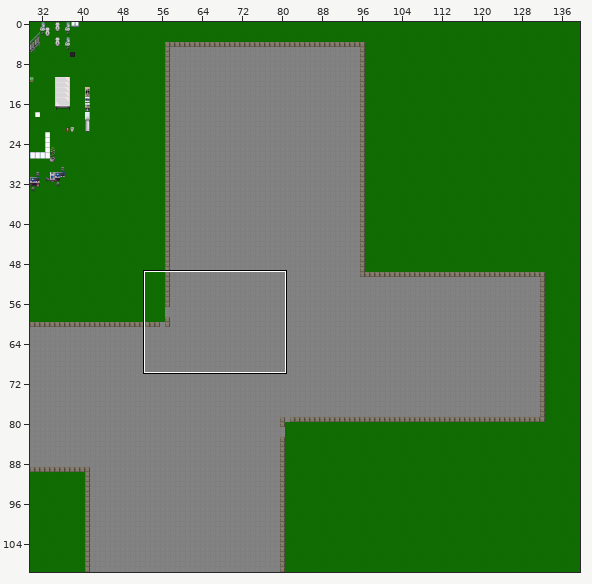
One commit to this Tiled map (JSON): maps/ground.json. Above: a wide view before the commit, with the close-up outlined.
Close-up. Before the edit:
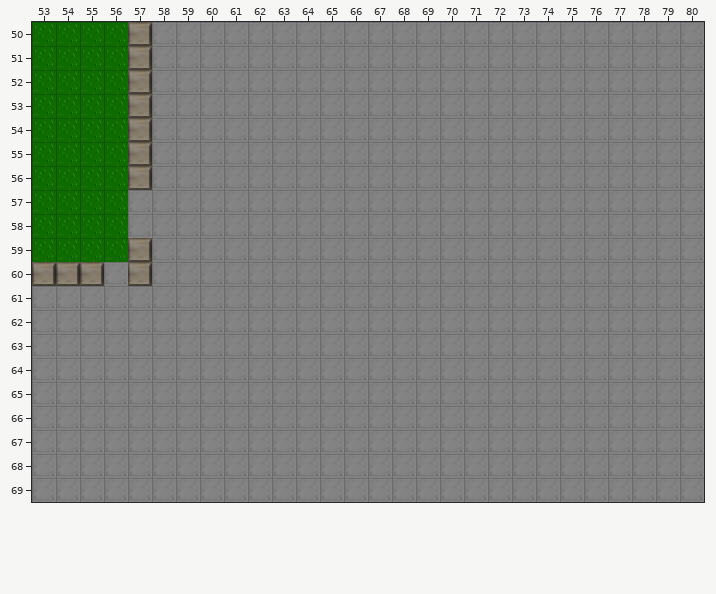
Cells are 32x32 px. Shown: x 53..80, y 50..69. The commit also changed other parts of the map, which this record leaves out.
After:
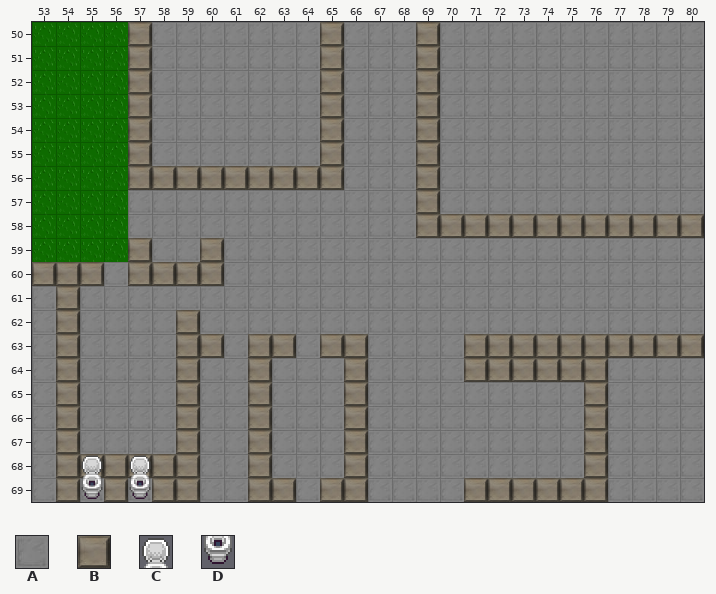
Key: from "floortileset": A 23, B 35; from "office_1": C 62, D 78.
_ is an empty cell.
Difference:
Layer "bottom":
y 50..55: x 65 A -> B; x 69 A -> B
y 56: x 58..65 AAAAAAAA -> BBBBBBBB; x 69 A -> B
y 57: x 69 A -> B
y 58: x 69..80 AAAAAAAAAAAA -> BBBBBBBBBBBB
y 59: x 60 A -> B
y 60: x 58..60 AAA -> BBB
y 61: x 54 A -> B
y 62: x 54 A -> B; x 59 A -> B
y 63: x 54 A -> B; x 59..60 AA -> BB; x 62..63 AA -> BB; x 65..66 AA -> BB; x 71..80 AAAAAAAAAA -> BBBBBBBBBB
y 64: x 54 A -> B; x 59 A -> B; x 62 A -> B; x 66 A -> B; x 71..76 AAAAAA -> BBBBBB
y 65..67: x 54 A -> B; x 59 A -> B; x 62 A -> B; x 66 A -> B; x 76 A -> B
y 68: x 54..59 AAAAAA -> BBBBBB; x 62 A -> B; x 66 A -> B; x 76 A -> B
y 69: x 54 A -> B; x 56 A -> B; x 58..59 AA -> BB; x 62..63 AA -> BB; x 65..66 AA -> BB; x 71..76 AAAAAA -> BBBBBB
Layer "top":
y 69: x 55 _ -> D; x 57 _ -> D
Layer "override":
y 68: x 55 _ -> C; x 57 _ -> C
Pixel boxes of the changes (left, top, right, bottom) in both close-ups:
changed: (152, 22, 344, 190)
changed: (416, 22, 704, 238)
changed: (152, 238, 224, 286)
changed: (56, 286, 224, 502)
changed: (248, 334, 296, 502)
changed: (320, 334, 368, 502)
changed: (464, 334, 704, 502)
